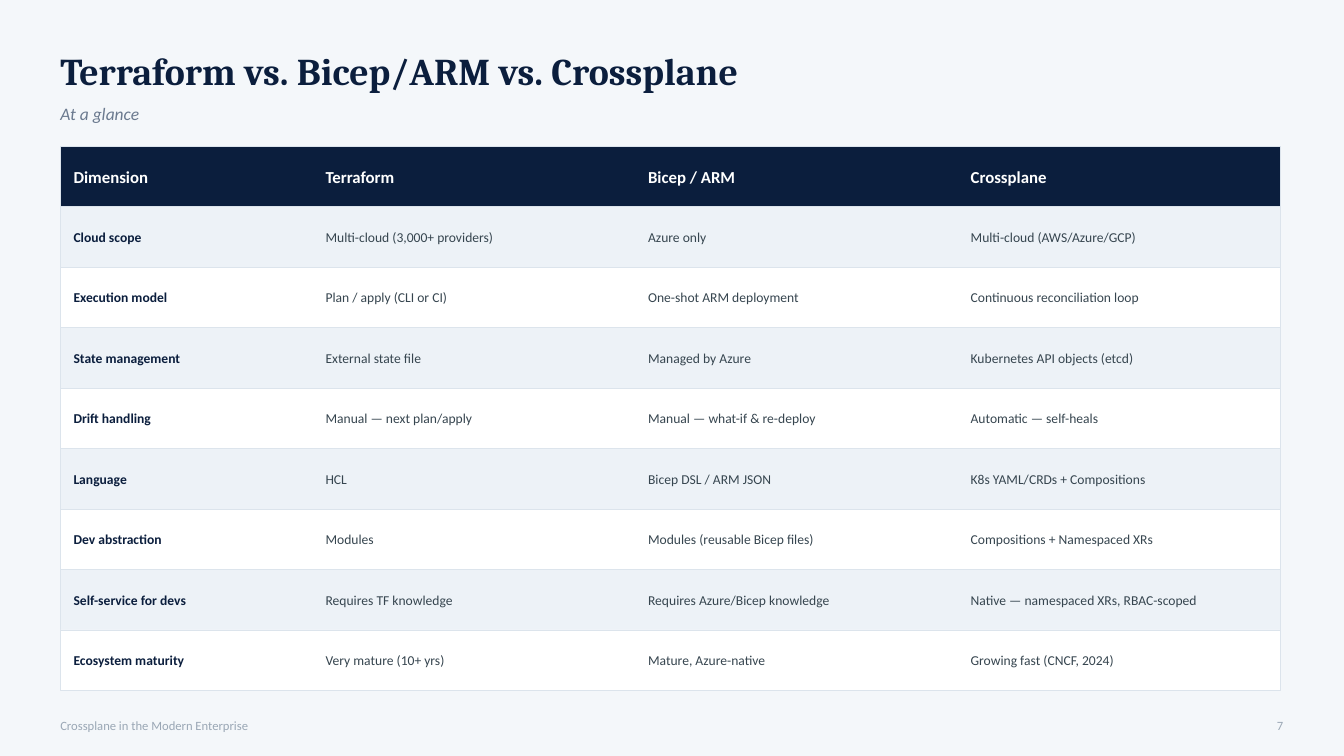
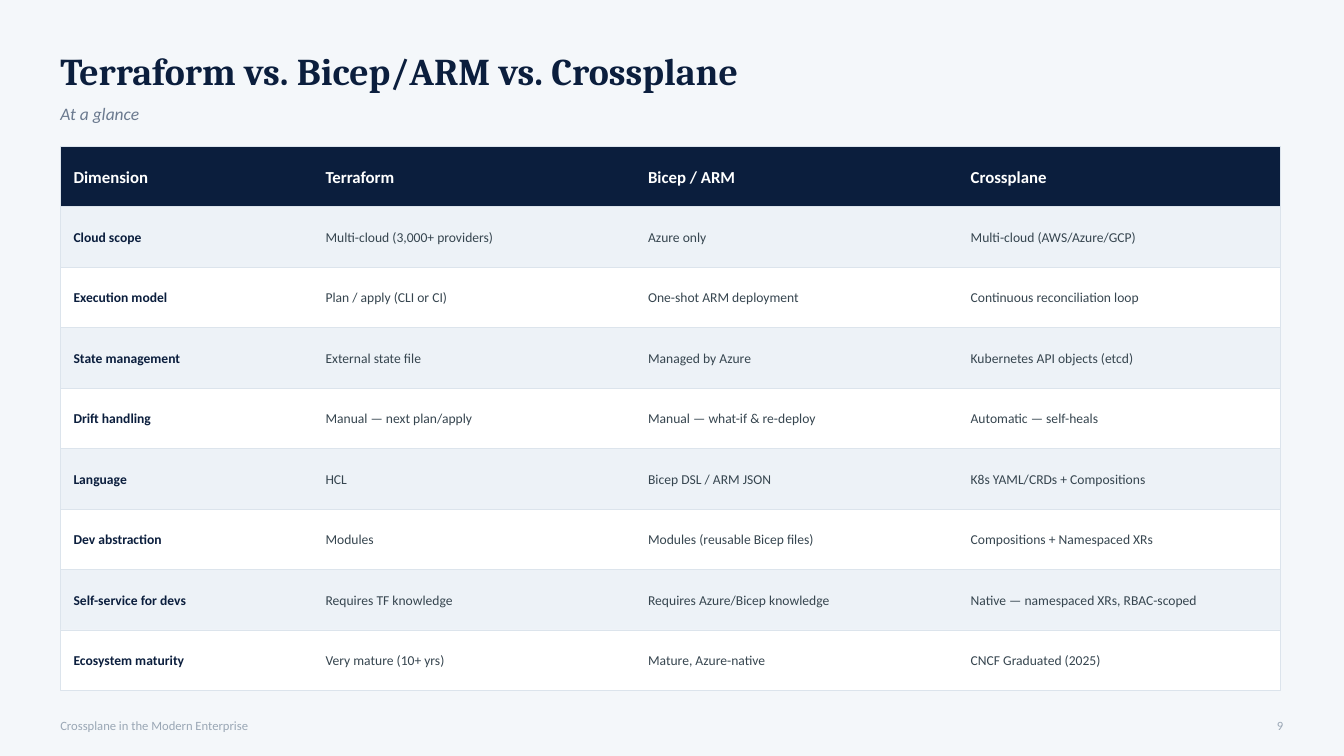
Before and after one commit to artisticcheese/crossplane, a slide deck: slide 9 of Crossplane_Enterprise_IaC.pptx (slide 7 before the commit). Drawn at 1344x756 pixels with LibreOffice and Linux fonts; fonts in the diff are those of the drawing. Boxes give left, top, right and bottom in pixels: in the first picture for what was removed or moved away, otherwise in the second. Text is boxed around its words. In the diff, an @@ line names an element or a change of style, - is before the commit and + after.

```diff
--- a/Crossplane_Enterprise_IaC.pptx
+++ b/Crossplane_Enterprise_IaC.pptx
@@ text at (971, 655, 1101, 667): text changed @@
-Growing fast (CNCF, 2024)
+CNCF Graduated (2025)
@@ text at (1277, 722, 1283, 730): text changed @@
-7
+9
```
Also in this commit, not shown: 13 other slides changed, 1 slide added, 2 slides removed, 22 other files.
